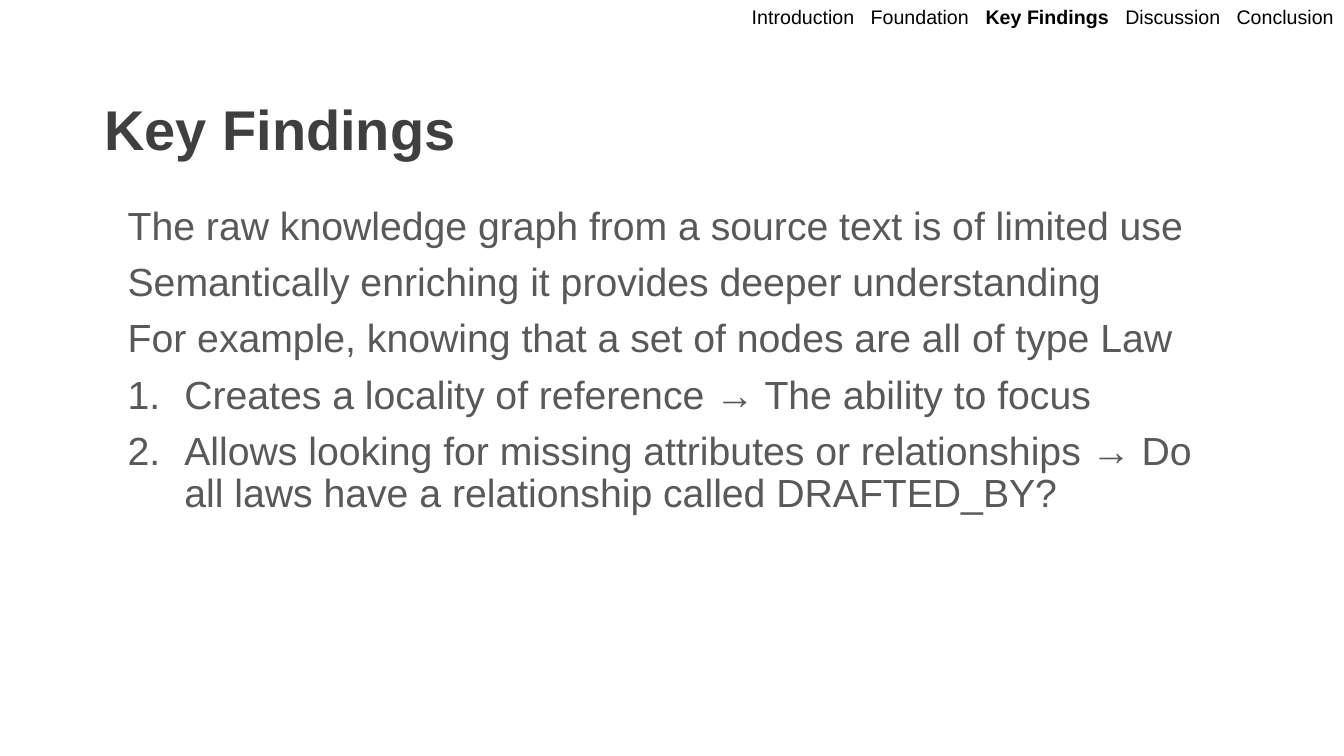
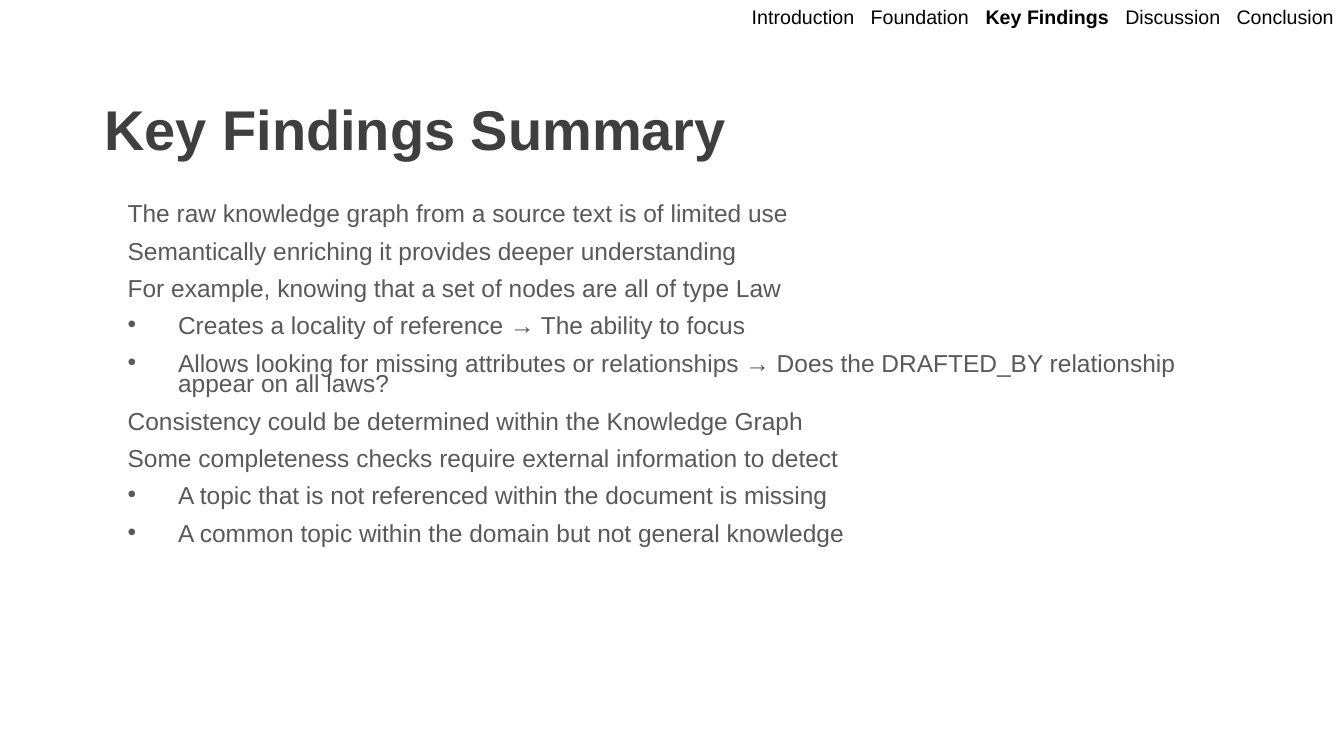
Before and after one commit to OwlSaver/GWU, a slide deck: slide 21 of Praxis/Defense/Wacey Praxis Defense.pptx (slide 14 before the commit). Drawn at 1344x756 pixels with LibreOffice and Linux fonts; fonts in the diff are those of the drawing; background and template pictures are left out. Boxes give left, top, right and bottom in pixels: in the first picture for what was removed or moved away, otherwise in the second. Text is boxed around its words. In the diff, an @@ line names an element or a change of style, - is before the commit and + after.

```diff
--- a/Praxis/Defense/Wacey Praxis Defense.pptx
+++ b/Praxis/Defense/Wacey Praxis Defense.pptx
@@ title at [104,109,726,160]: text changed @@
-Key Findings
+Key Findings Summary
@@ text at [128,204,787,339]: size 28 to 17.5 pt in "The raw knowledge graph from a source ...", "Semantically enriching it provides deeper understanding", "For example, knowing that a set of ...", "Creates a locality of reference → The ..."; line spacing 0.9 to 0.7; more space between paragraphs; bullet 1. to • @@
@@ text at [128,354,1175,547]: text changed; size 28 to 17.5 pt @@
-2. Allows looking for missing attributes or relationships → Do all laws have a relationship called DRAFTED_BY?
+• Allows looking for missing attributes or relationships → Does the DRAFTED_BY relationship appear on all laws?
+Consistency could be determined within the Knowledge Graph
+Some completeness checks require external information to detect
+• A topic that is not referenced within the document is missing
+• A common topic within the domain but not general knowledge
```
Also in this commit, not shown: 16 other slides changed, 9 slides added, 2 other files.
